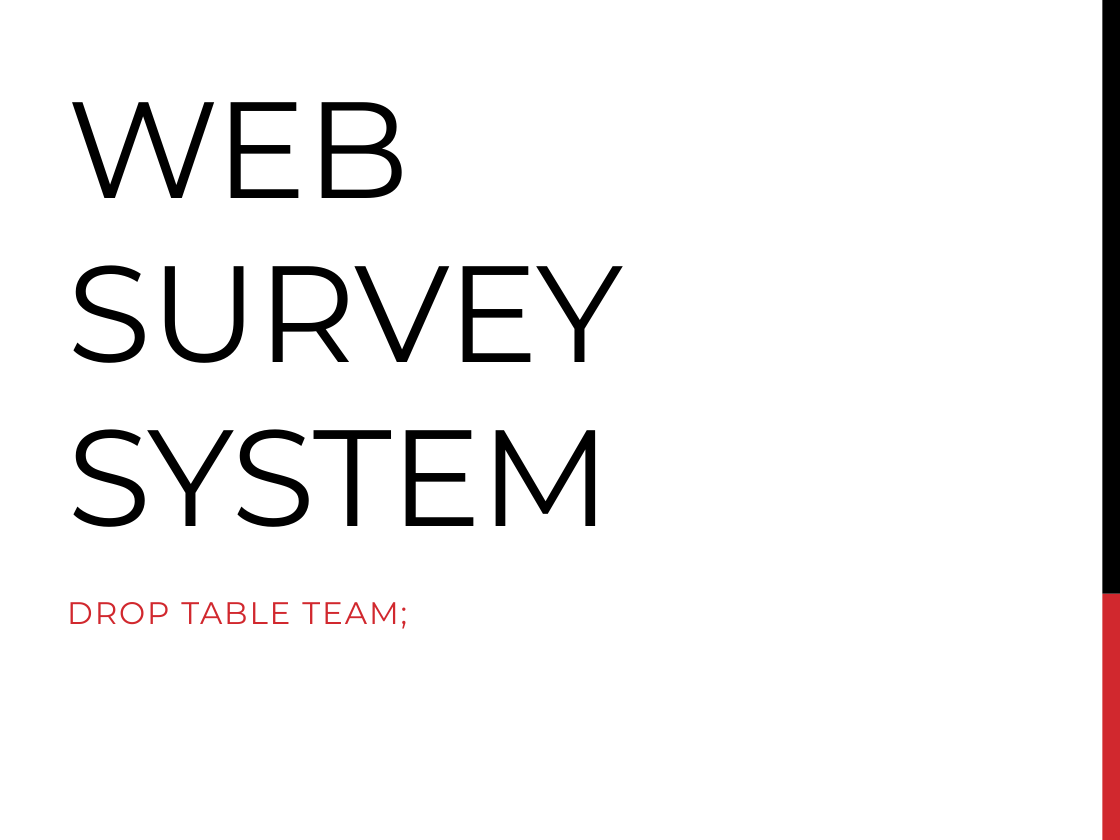
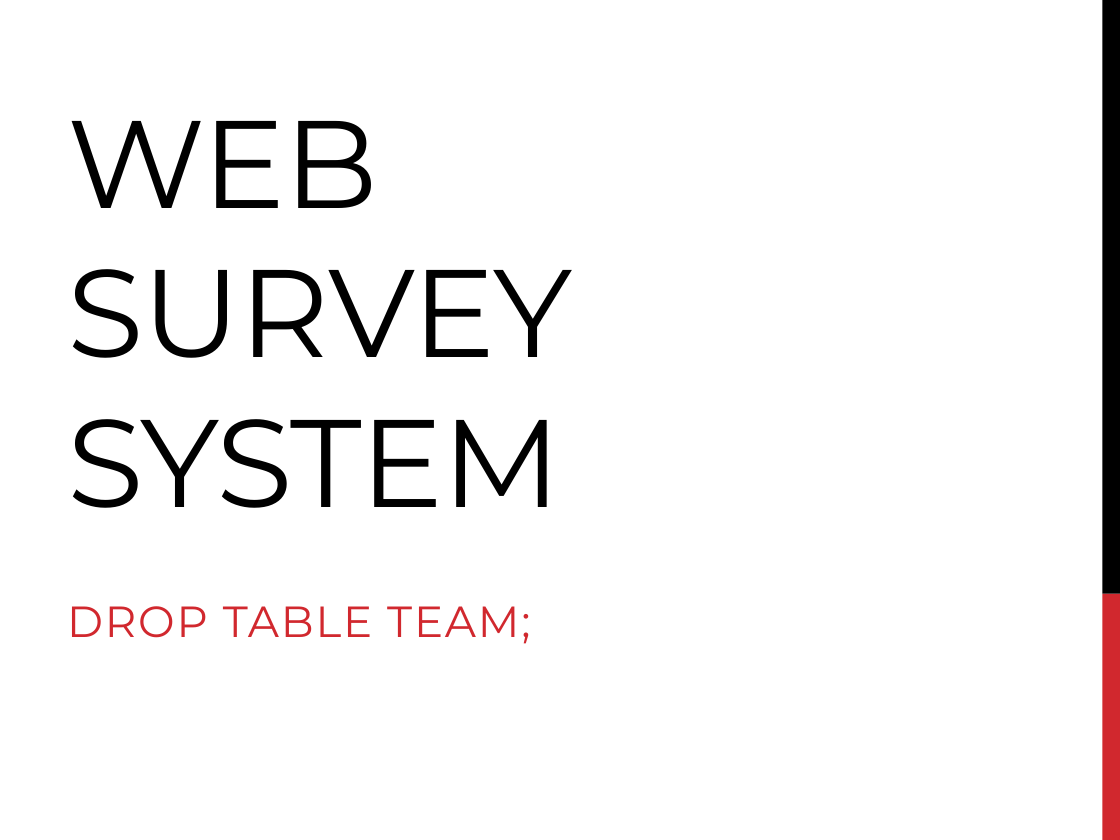
Before and after one commit to AndreasSchwagerl/RR-Survey-System, a slide deck: slide 1 of Survey System - Progress Presentation 3.pptx. Drawn at 1120x840 pixels with LibreOffice and Linux fonts; fonts in the diff are those of the drawing. Boxes give left, top, right and bottom in pixels: in the first picture for what was removed or moved away, otherwise in the second. Text is boxed around its words. In the diff, an @@ line names an element or a change of style, - is before the commit and + after.

```diff
--- a/Survey System - Progress Presentation 3.pptx
+++ b/Survey System - Progress Presentation 3.pptx
@@ title "WEB SURVEY SYSTEM" at (67, 121, 572, 508): size 88 to 80 pt @@
@@ subtitle "DROP TABLE TEAM;" at (67, 606, 530, 644): size 20 to 28 pt; more space between paragraphs @@
```
Also in this commit, not shown: 7 other slides changed, 4 slides added, 1 slide removed.
